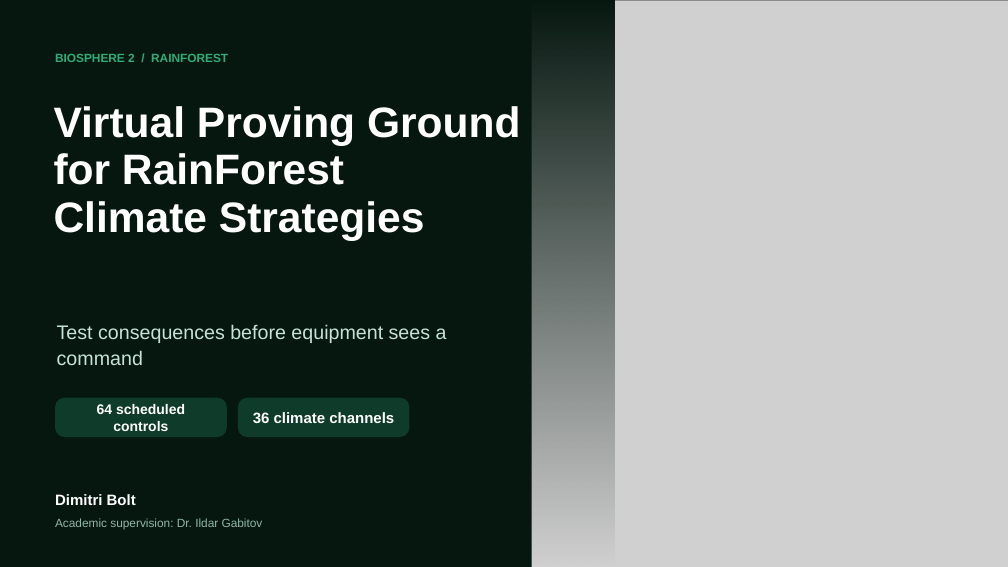
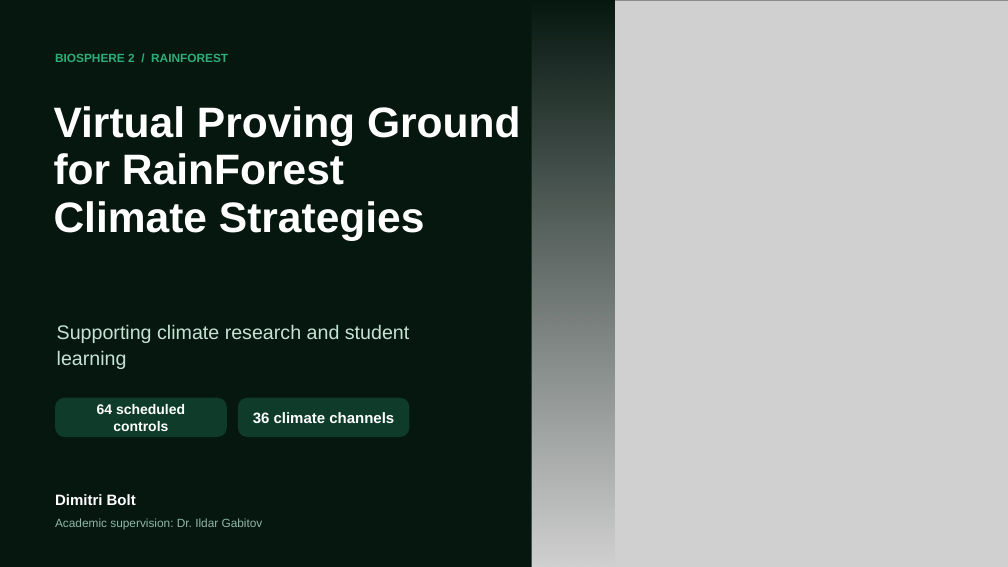
Before and after one commit to DimitriBolt/DigitalTwin, a slide deck: slide 1 of presentation/output/RainForest_Virtual_Proving_Ground.pptx. Drawn at 1008x567 pixels with LibreOffice and Linux fonts; fonts in the diff are those of the drawing; grey boxes stand for pictures. Boxes give left, top, right and bottom in pixels: in the first picture for what was removed or moved away, otherwise in the second. Text is boxed around its words. In the diff, an @@ line names an element or a change of style, - is before the commit and + after.

```diff
--- a/presentation/output/RainForest_Virtual_Proving_Ground.pptx
+++ b/presentation/output/RainForest_Virtual_Proving_Ground.pptx
@@ text at (x1=57, y1=324, x2=409, y2=369): text changed @@
-Test consequences before equipment sees a command
+Supporting climate research and student learning
```
Also in this commit, not shown: 8 other slides changed, 1 slide added, 1 slide removed, 4 other files.
